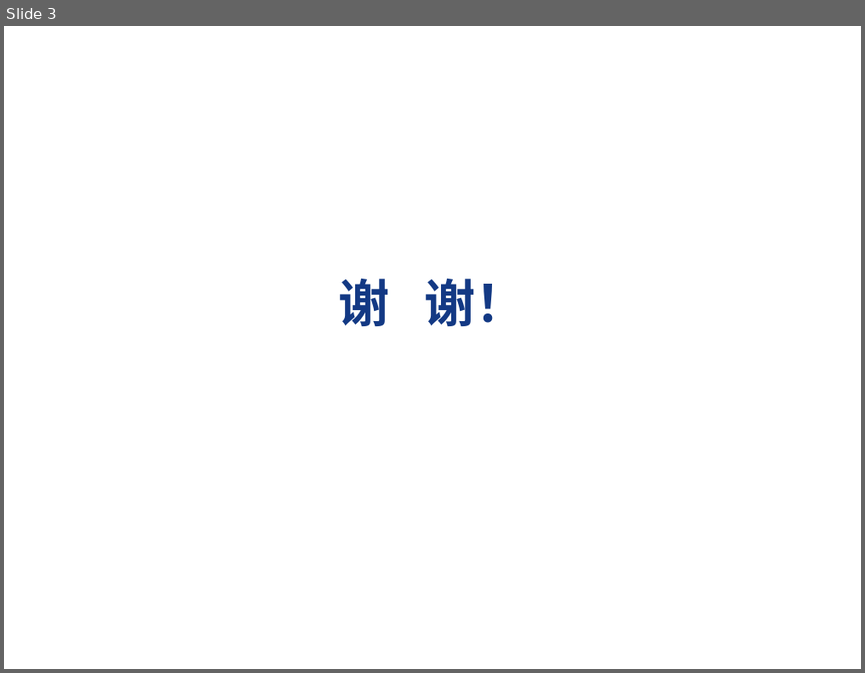
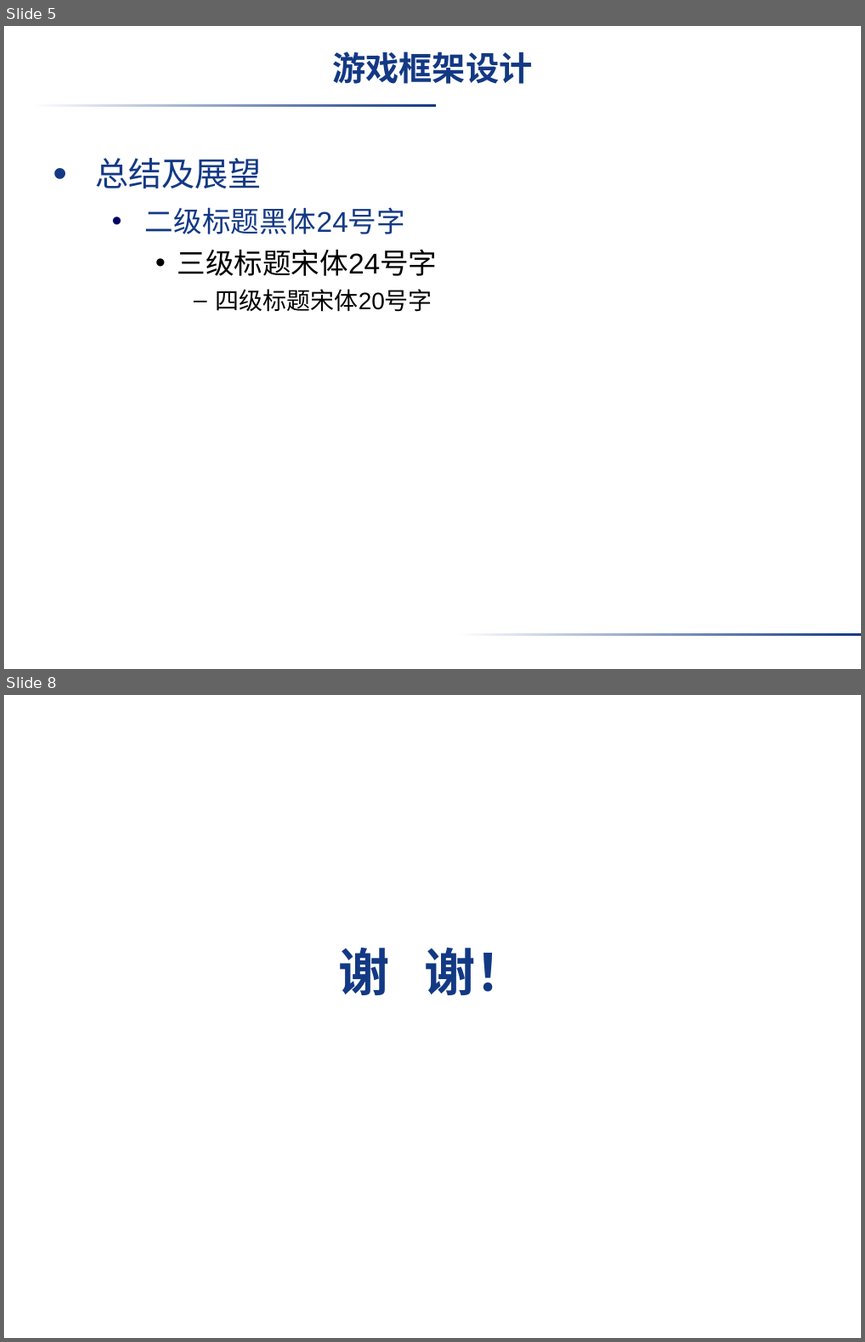
Before and after one commit to VirtuosWangH/Starling-Box2D-SiegeDuel, a slide deck: paper/学院模板/软件学院在职工程硕士答辩用PPT模板_1354065567253.ppt. Shown one above the other, each under a label of ours: slide 3 before the commit, slides 5 and 8 after it; the slides between them are not shown. The pictures are 865x673 and 865x1342 pixels, drawn with LibreOffice and Linux fonts; fonts in the diff are those of the drawing; background and template pictures are left out. Boxes give left, top, right and bottom in pixels: in the first picture for what was removed or moved away, otherwise in the second. Text is boxed around its words. In the diff, an @@ line names an element or a change of style, - is before the commit and + after.

```diff
--- a/paper/学院模板/软件学院在职工程硕士答辩用PPT模板_1354065567253.ppt
+++ b/paper/学院模板/软件学院在职工程硕士答辩用PPT模板_1354065567253.ppt
@@ slide 5 added at <box>4,26,861,669</box>, background picture (left out) @@
@@ title added at <box>333,52,533,84</box>, 28 pt, text #133984, bold @@
+游戏框架设计
@@ rectangle added at <box>30,104,435,107</box>, fill gradient #FFFFFF to #133984 @@
@@ text added at <box>95,158,437,312</box>, 24 pt, text #000000 @@
+• 总结及展望
+  • 二级标题黑体24号字
+    • 三级标题宋体24号字
+      – 四级标题宋体20号字
@@ rectangle added at <box>456,633,861,635</box>, fill gradient #FFFFFF to #133984 @@
@@ what was slide 3 is now slide 8 @@
```
Also in this commit, not shown: 1 slide changed, 6 other slides added, 1 slide removed, 1 other file.
